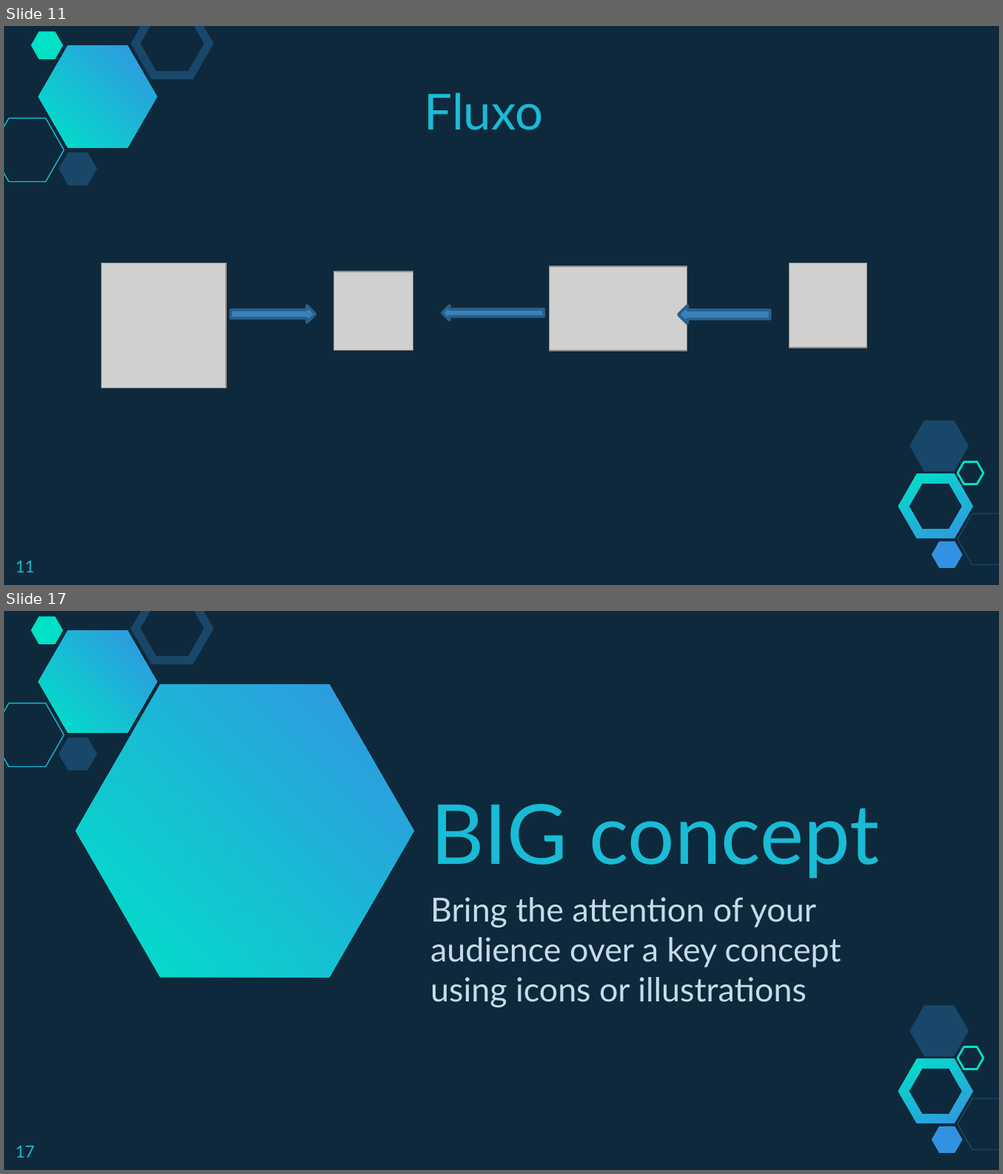
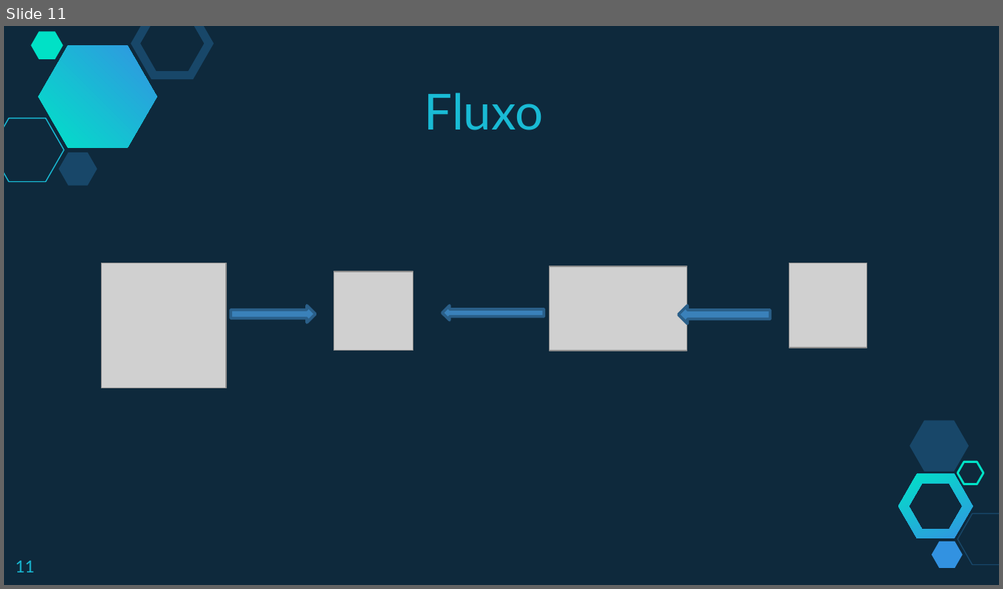
Before and after one commit to fabricioveronez/ImplementandoMetricasHealthcheck, a slide deck: docs/MetricasHealthcheck.pptx. Shown one above the other, each under a label of ours: slides 11 and 17 before the commit, slide 11 after it; the slides between them are not shown. The pictures are 1003x1174 and 1003x589 pixels, drawn with LibreOffice and Linux fonts; fonts in the diff are those of the drawing; grey boxes stand for pictures. Boxes give left, top, right and bottom in pixels: in the first picture for what was removed or moved away, otherwise in the second. Text is boxed around its words. In the diff, an @@ line names an element or a change of style, - is before the commit and + after.

```diff
--- a/docs/MetricasHealthcheck.pptx
+++ b/docs/MetricasHealthcheck.pptx
@@ slide 17 removed at (4,611,999,1170), background #0E293C; not listed: 10 template elements that a slide beside it also shows @@
@@ freeform shape removed at (76,684,414,977) @@
@@ title removed at (430,804,879,878) @@
-BIG concept
@@ subtitle removed at (430,897,841,1008) @@
-Bring the attention of your audience over a key concept using icons or illustrations
@@ page number removed at (15,1146,34,1158) @@
-17
```
Also in this commit, not shown: 4 slides changed, 1 slide added, 26 other slides removed.
